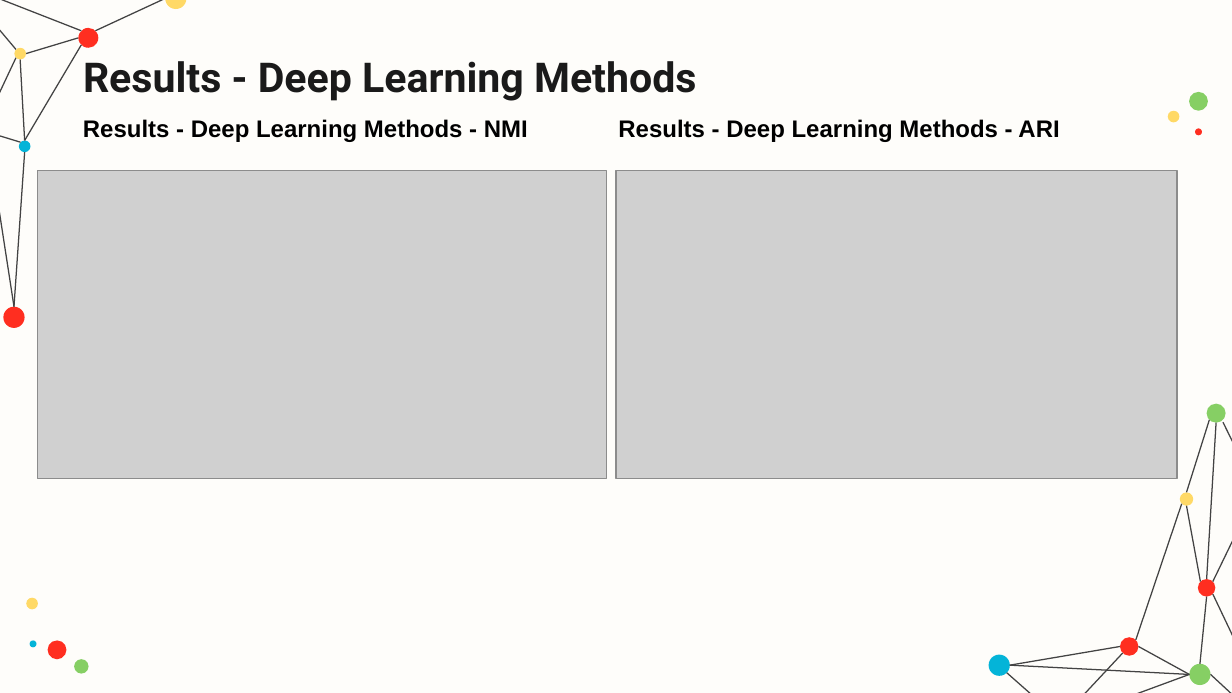
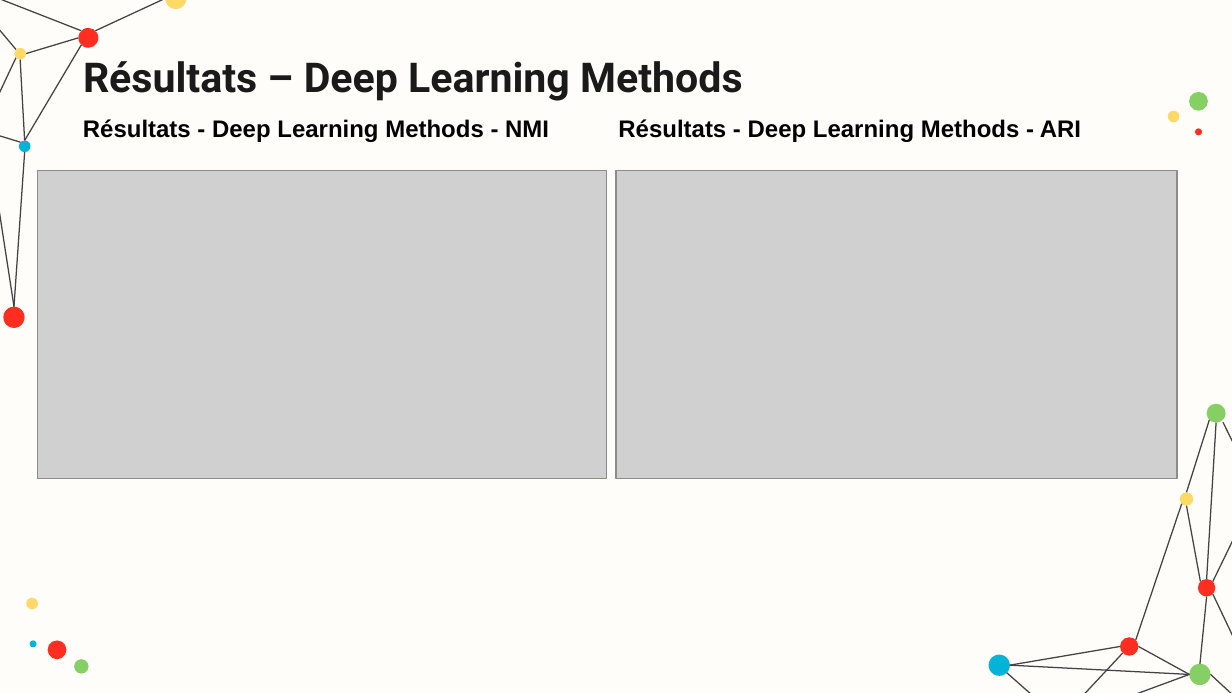
Before and after one commit to hamzamdn077/Master-Project, a slide deck: slide 18 of presentation.pptx (slide 20 before the commit). Drawn at 1232x693 pixels with LibreOffice and Linux fonts; fonts in the diff are those of the drawing; grey boxes stand for pictures. Boxes give left, top, right and bottom in pixels: in the first picture for what was removed or moved away, otherwise in the second. Text is boxed around its words. In the diff, an @@ line names an element or a change of style, - is before the commit and + after.

```diff
--- a/presentation.pptx
+++ b/presentation.pptx
@@ title at [83, 61, 742, 101]: text changed @@
-Results - Deep Learning Methods
+Résultats – Deep Learning Methods
@@ text at [83, 119, 549, 142]: text changed @@
-Results - Deep Learning Methods - NMI
+Résultats - Deep Learning Methods - NMI
@@ text at [618, 119, 1081, 142]: text changed @@
-Results - Deep Learning Methods - ARI
+Résultats - Deep Learning Methods - ARI
```
Also in this commit, not shown: 8 other slides changed, 18 slides added, 20 slides removed, 2 other files.
